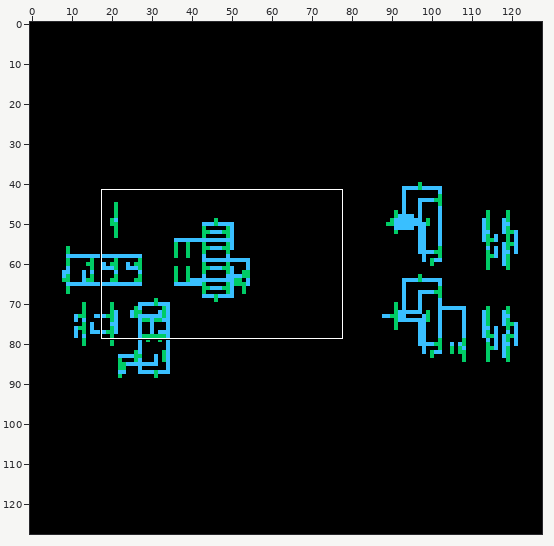
Sprite sheet: RRIO_core/schematic/thumbnail_128x128.png. Above: a wide view before the commit, with the close-up outlined.
Close-up. Before:
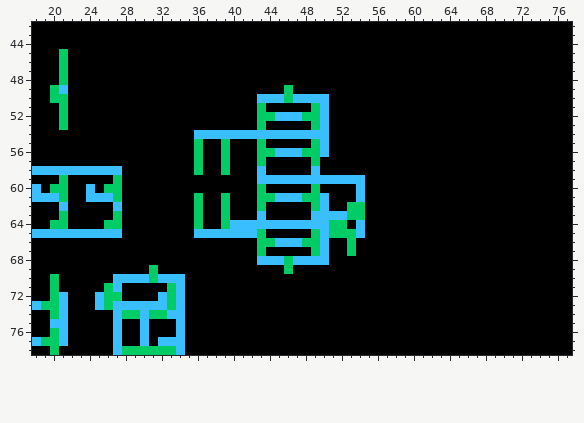
The file is 128x128 pixels. Shown: x 18..77, y 42..78.
And afterwards:
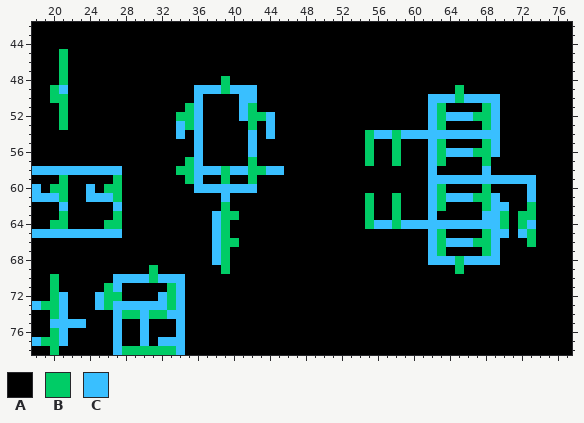
Palette (. is transparent): A #000000  B #00cc66  C #39bfff
The edit:
y 48: x 39 A -> B
y 49: x 36..42 AAAAAAA -> CCCBCCC; x 46 B -> A; x 65 A -> B
y 50: x 36 A -> C; x 41..50 AACCCBCCCC -> CCAAAAAAAA; x 62..69 AAAAAAAA -> CCCBCCCC
y 51: x 35..36 AA -> BC; x 41..43 AAB -> CBA; x 49..50 BC -> AA; x 62..63 AA -> CB; x 68..69 AA -> BC
y 52: x 34..36 AAA -> BBC; x 41..42 AA -> CB; x 44..50 BCCCBBC -> CAAAAAA; x 62..69 AAAAAAAA -> CBCCCBBC
y 53: x 34..36 AAA -> CBC; x 42..44 ABA -> BAC; x 49..50 BC -> AA; x 62..63 AA -> CB; x 68..69 AA -> BC
y 54: x 34 A -> C; x 37..41 CCCCC -> AAAAA; x 43 C -> A; x 45..50 CCCCCC -> AAAAAA; x 55..69 AAAAAAAAAAAAAAA -> BCCBCCCCCCCCCCC
y 55: x 36 B -> C; x 39 B -> A; x 42..43 AB -> CA; x 49..50 BC -> AA; x 55 A -> B; x 58 A -> B; x 62..63 AA -> CB; x 68..69 AA -> BC
y 56: x 36 B -> C; x 39 B -> A; x 42..50 ABBCCCBBC -> CAAAAAAAA; x 55 A -> B; x 58 A -> B; x 62..69 AAAAAAAA -> CBCCCBBC
y 57: x 35..36 AB -> BC; x 39 B -> A; x 42..43 AB -> BA; x 49 B -> A; x 55 A -> B; x 58 A -> B; x 62..63 AA -> CB; x 68 A -> B
y 58: x 34..38 AABAA -> BBCCC; x 40..45 AAACAA -> CCBBCC; x 49 C -> A; x 62 A -> C; x 68 A -> C
y 59: x 35..36 AA -> BC; x 39 A -> B; x 42..54 ACCCCCCCCCCCC -> BAAAAAAAAAAAA; x 62..73 AAAAAAAAAAAA -> CCCCCCCCCCCC
y 60: x 36..43 AAAAAAAB -> CCCCCCCA; x 49 B -> A; x 54 C -> A; x 62..63 AA -> CB; x 68 A -> B; x 73 A -> C
y 61: x 36 B -> A; x 39 B -> C; x 43..50 BBCCCBBC -> AAAAAAAA; x 54..55 CA -> AB; x 58 A -> B; x 62..69 AAAAAAAA -> CBCCCBBC; x 73 A -> C
y 62: x 36 B -> A; x 43 B -> A; x 49..50 BC -> AA; x 53..55 BBA -> AAB; x 58 A -> B; x 62..63 AA -> CB; x 68..70 AAA -> BCC; x 73 A -> B
y 63: x 36 B -> A; x 38 A -> C; x 40 A -> B; x 43 C -> A; x 49..55 CCCCBBA -> AAAAAAB; x 58 A -> B; x 62 A -> C; x 68..70 AAA -> CCB; x 72..73 AA -> BB
y 64: x 36 B -> A; x 38 A -> C; x 40..52 CCCCCCCCCCCBB -> AAAAAAAAAAAAA; x 54..70 CAAAAAAAAAAAAAAAA -> ABCCBCCCCCCCCCCCB; x 72..73 AA -> BC
y 65: x 36..37 CC -> AA; x 39..43 CCCCB -> BAAAA; x 49..54 BCBBBC -> AAAAAA; x 62..63 AA -> CB; x 68..70 AAA -> BCC; x 72..73 AA -> CB
y 66: x 38..40 AAA -> CBB; x 43..50 BBCCCBBC -> AAAAAAAA; x 53 B -> A; x 62..69 AAAAAAAA -> CBCCCBBC; x 73 A -> B
y 67: x 38..39 AA -> CB; x 43 B -> A; x 49..50 BC -> AA; x 53 B -> A; x 62..63 AA -> CB; x 68..69 AA -> BC
y 68: x 38..39 AA -> CB; x 43..50 CCCBCCCC -> AAAAAAAA; x 62..69 AAAAAAAA -> CCCBCCCC
y 69: x 39 A -> B; x 46 B -> A; x 65 A -> B
y 75: x 22..23 AA -> CC
